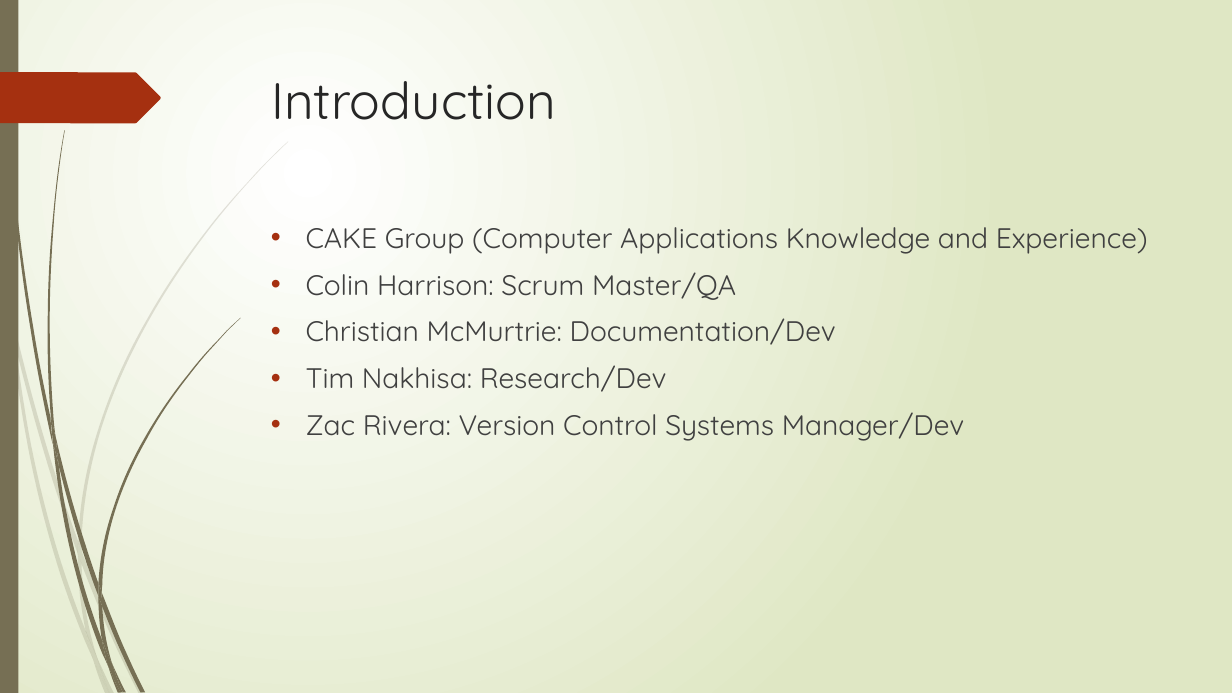
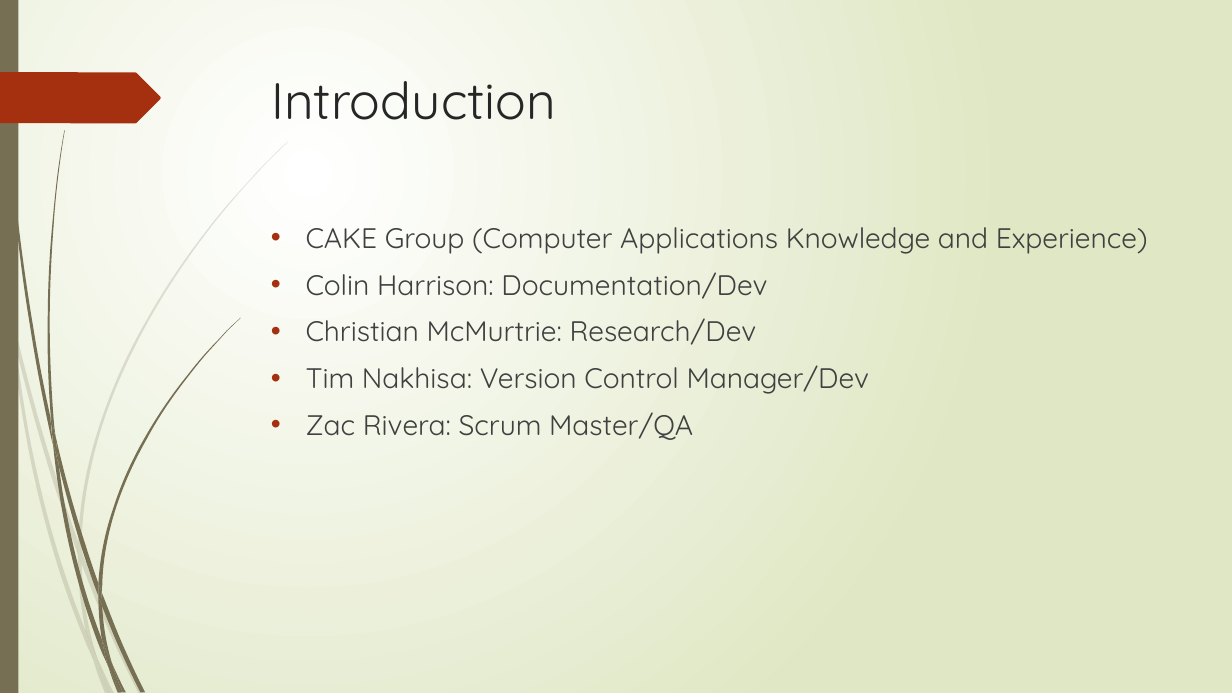
Before and after one commit to cs480GroupCAKE/PIEWebsite, a slide deck: slide 2 of Presentation/Presentation Two/Presentation Two.pptx. Drawn at 1232x693 pixels with LibreOffice and Linux fonts; fonts in the diff are those of the drawing. Boxes give left, top, right and bottom in pixels: in the first picture for what was removed or moved away, otherwise in the second. Text is boxed around its words. In the diff, an @@ line names an element or a change of style, - is before the commit and + after.

```diff
--- a/Presentation/Presentation Two/Presentation Two.pptx
+++ b/Presentation/Presentation Two/Presentation Two.pptx
@@ text at box(306, 272, 870, 440): text changed @@
-• Colin Harrison: Scrum Master/QA
-• Christian McMurtrie: Documentation/Dev
-• Tim Nakhisa: Research/Dev
-• Zac Rivera: Version Control Systems Manager/Dev
+• Colin Harrison: Documentation/Dev
+• Christian McMurtrie: Research/Dev
+• Tim Nakhisa: Version Control Manager/Dev
+• Zac Rivera: Scrum Master/QA
```
Also in this commit, not shown: 1 other slide changed, 8 slides added, 13 slides removed.
